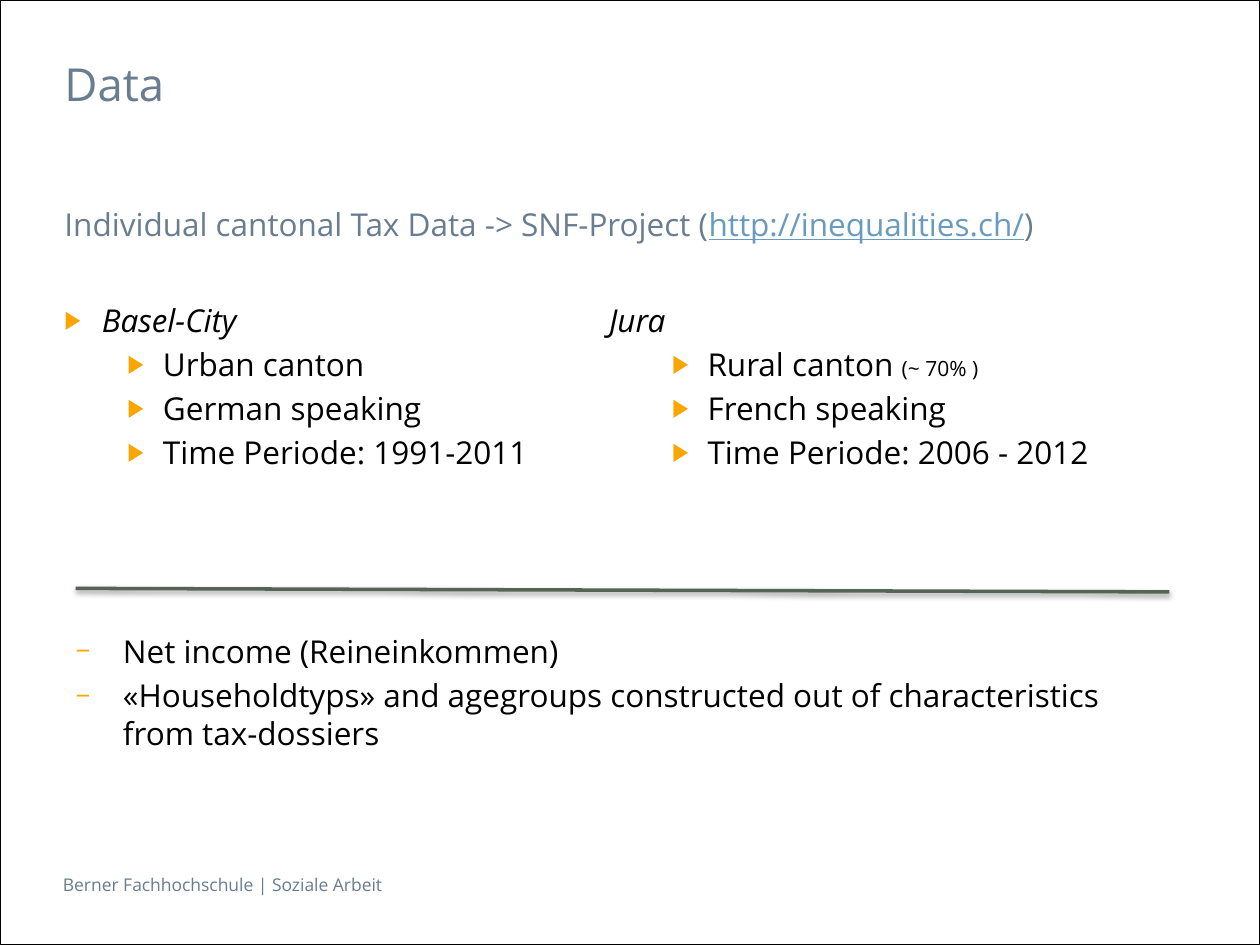
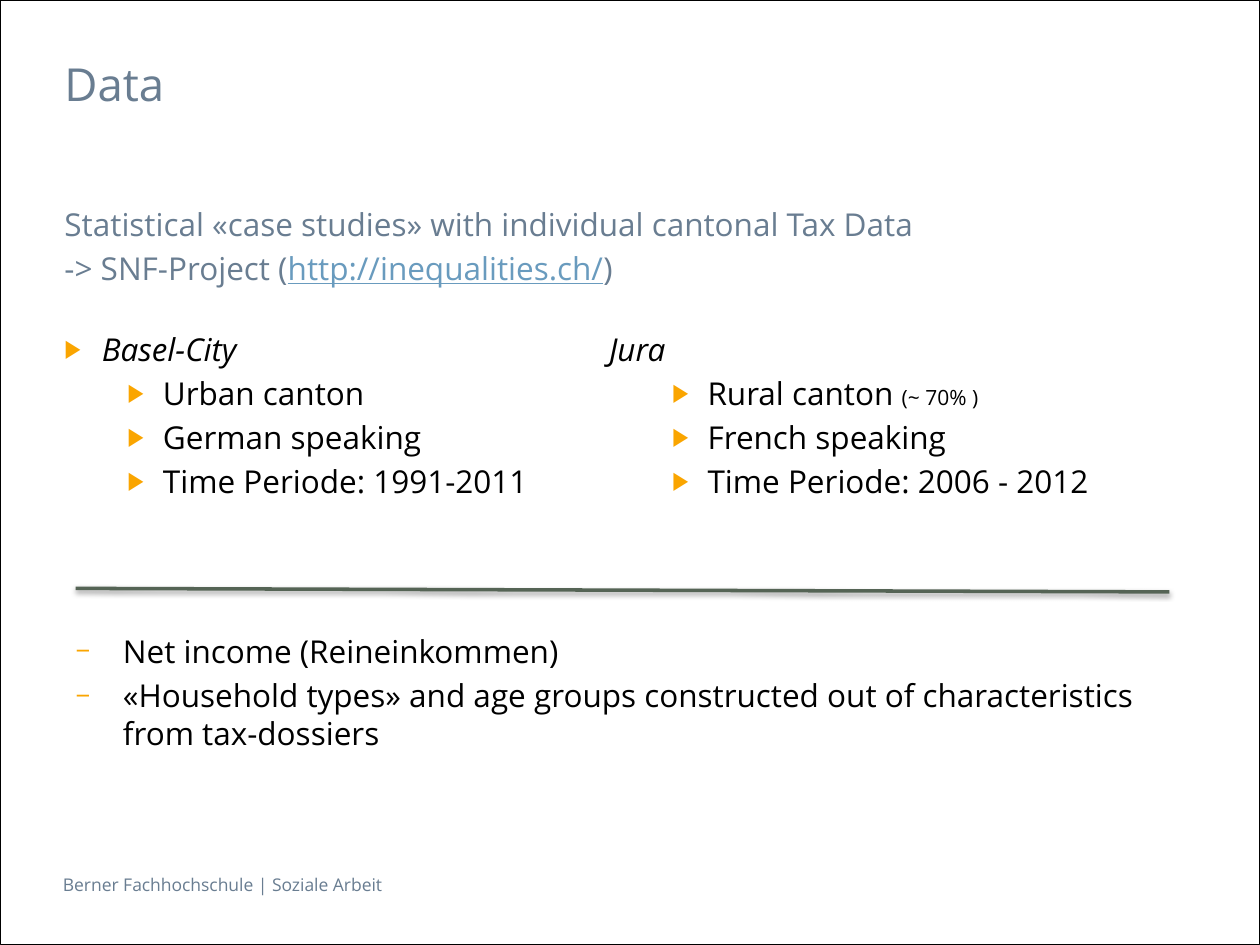
Before and after one commit to hackstutz/neuchatel, a slide deck: slide 6 of presentation/Inequality by Demographic Factors_V3.pptx. Drawn at 1260x945 pixels with LibreOffice and Linux fonts; fonts in the diff are those of the drawing. Boxes give left, top, right and bottom in pixels: in the first picture for what was removed or moved away, otherwise in the second. Text is boxed around its words. In the diff, an @@ line names an element or a change of style, - is before the commit and + after.

```diff
--- a/presentation/Inequality by Demographic Factors_V3.pptx
+++ b/presentation/Inequality by Demographic Factors_V3.pptx
@@ text at [64, 212, 913, 288]: text changed @@
-Individual cantonal Tax Data -> SNF-Project (http://inequalities.ch/)
+Statistical «case studies» with individual cantonal Tax Data
+-> SNF-Project (http://inequalities.ch/)
@@ text "Basel-City": place and size @@
-text "Basel-City" at [102, 308, 527, 465]
+text "Basel-City" at [102, 337, 527, 494]
@@ text "Jura": place and size @@
-text "Jura" at [609, 309, 1088, 465]
+text "Jura" at [609, 338, 1088, 494]
@@ text at [123, 683, 1133, 746]: text changed @@
-  − «Householdtyps» and agegroups constructed out of characteristics from tax-dossiers
+  − «Household types» and age groups constructed out of characteristics from tax-dossiers
```
Also in this commit, not shown: 12 other slides changed, 8 other files.
